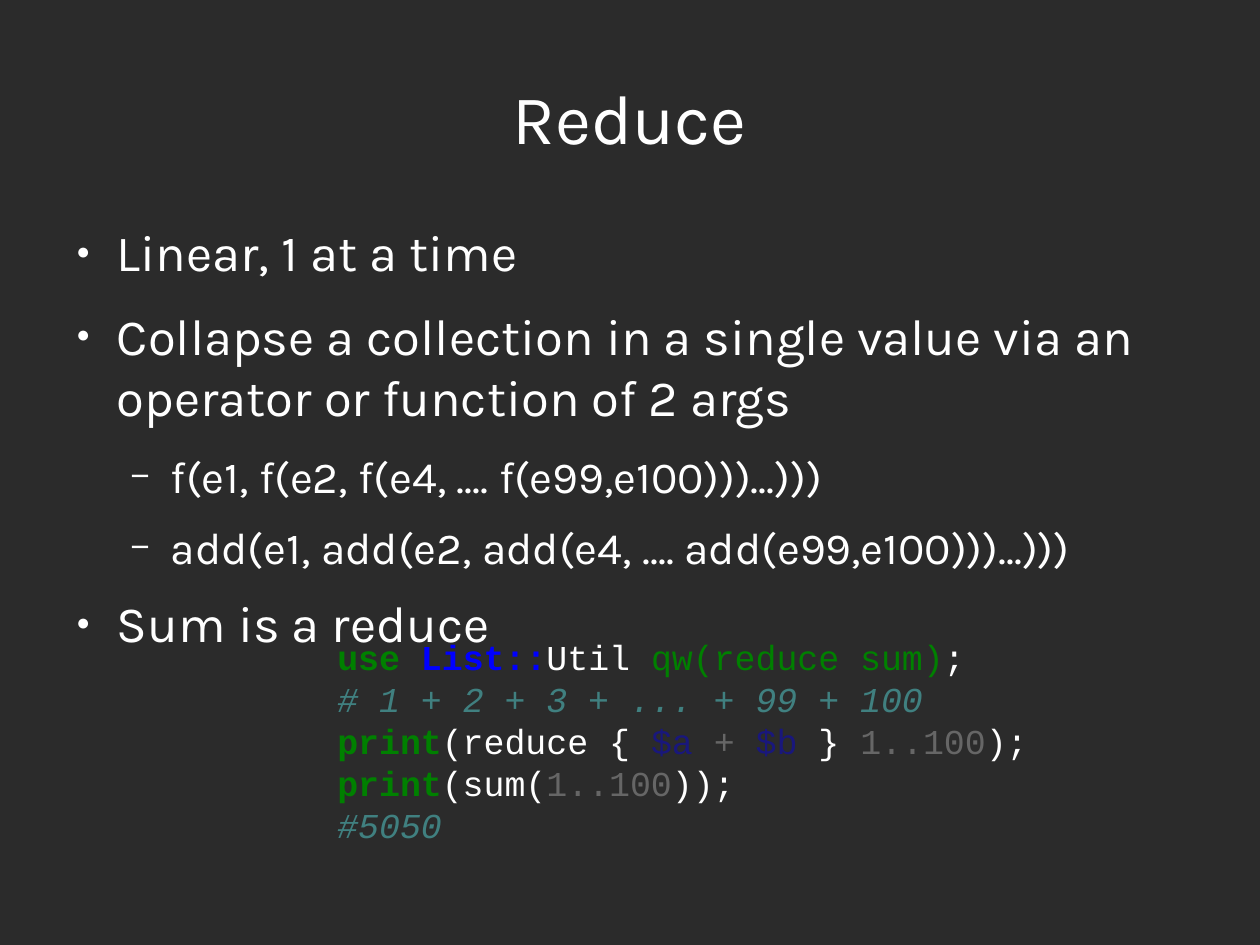
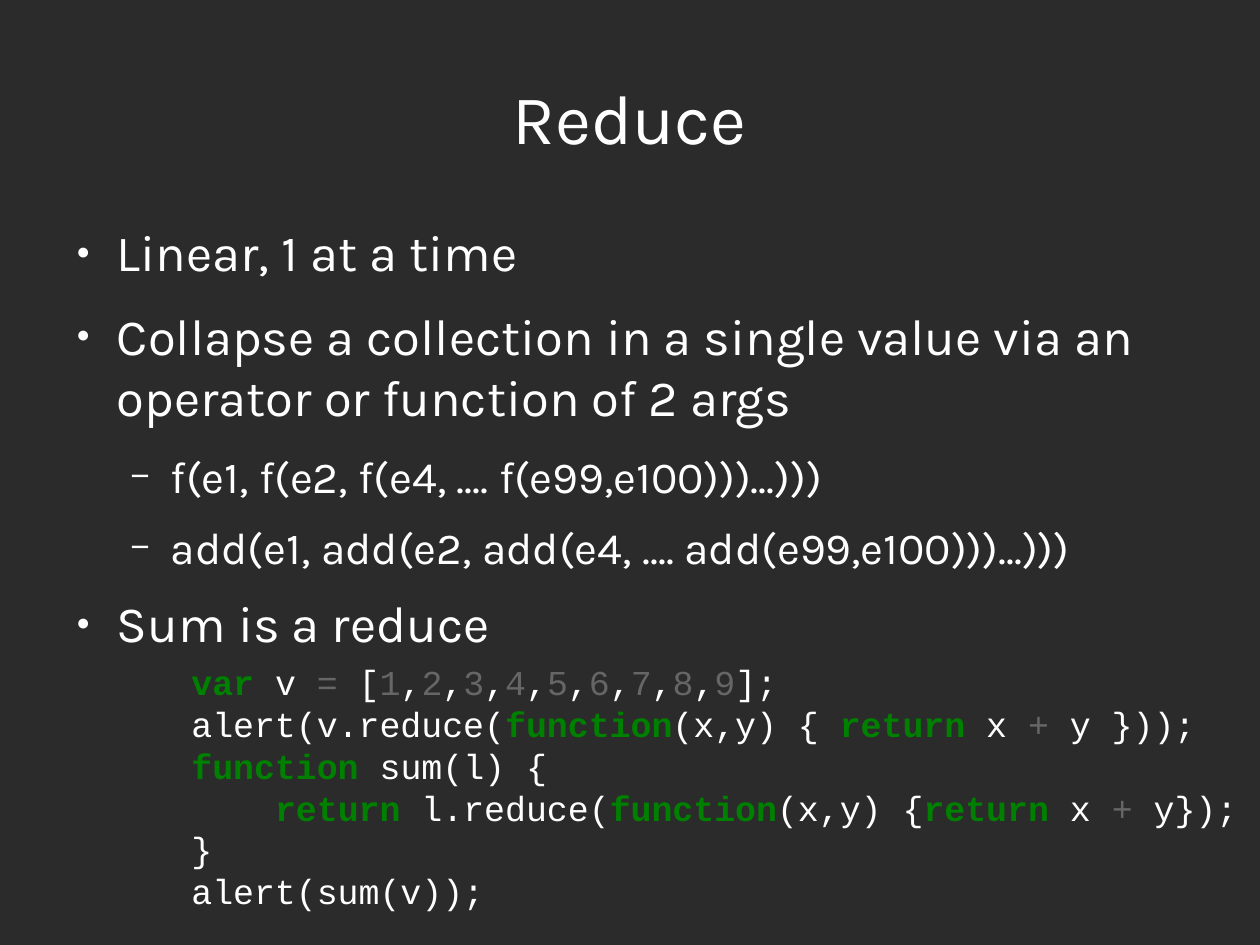
Before and after one commit to abramhindle/python-iteration-talk, a slide deck: slide 15 of iteration-talk-js.odp. Drawn at 1260x945 pixels with LibreOffice and Linux fonts; fonts in the diff are those of the drawing; background and template pictures are left out; a plain dark background stands for a picture behind light text. Boxes give left, top, right and bottom in pixels: in the first picture for what was removed or moved away, otherwise in the second. Text is boxed around its words. In the diff, an @@ line names an element or a change of style, - is before the commit and + after.

Commit message:
JS Talk

```diff
--- a/iteration-talk-js.odp
+++ b/iteration-talk-js.odp
@@ text at [191, 670, 1238, 912]: text changed; text colour #008000 to #FFFFFF @@
-use List::Util qw(reduce sum);
-# 1 + 2 + 3 + ... + 99 + 100
-print(reduce { $a + $b } 1..100);
-print(sum(1..100));
-#5050
+var v = [1,2,3,4,5,6,7,8,9];
+alert(v.reduce(function(x,y) { return x + y }));
+function sum(l) {
+return l.reduce(function(x,y) {return x + y});
+}
+alert(sum(v));
```
Also in this commit, not shown: 1 other slide changed, 1 slide added, 1 slide removed, 3 other files.
